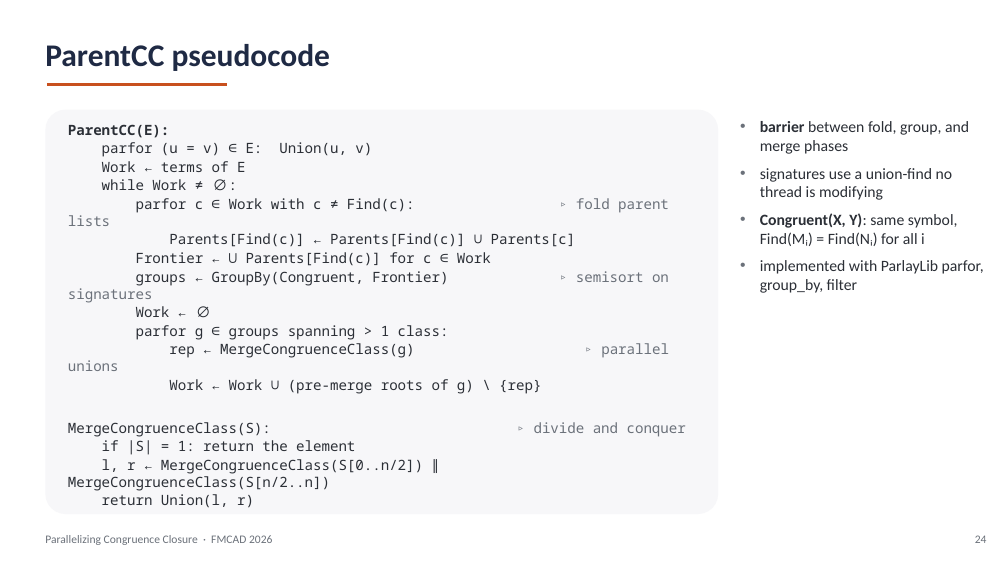
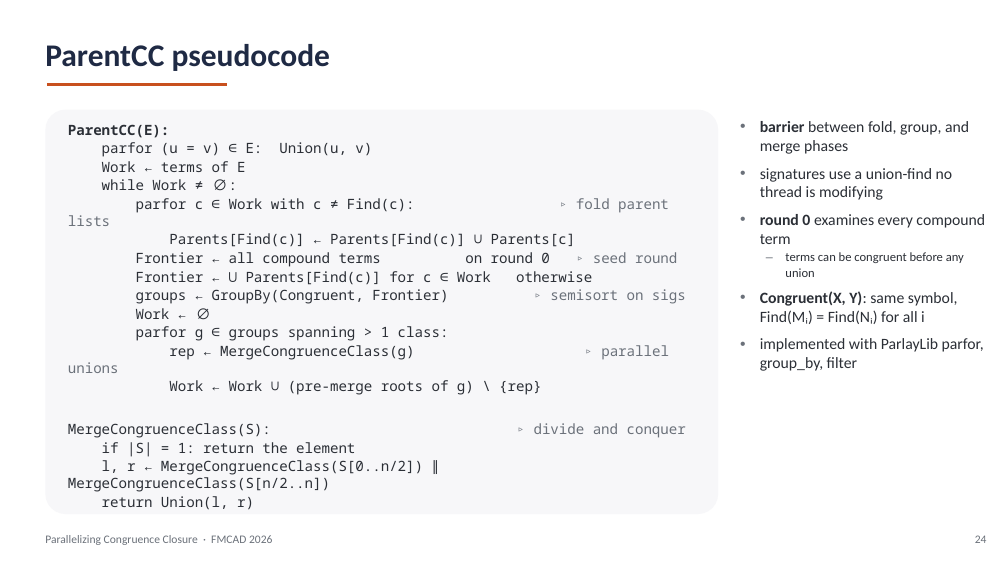
Before and after one commit to amarshah1/parallelcc-paper, a slide deck: slide 24 of slides/parallelcc-part1.pptx. Drawn at 1008x567 pixels with LibreOffice and Linux fonts; fonts in the diff are those of the drawing. Boxes give left, top, right and bottom in pixels: in the first picture for what was removed or moved away, otherwise in the second. Text is boxed around its words. In the diff, an @@ line names an element or a change of style, - is before the commit and + after.

```diff
--- a/slides/parallelcc-part1.pptx
+++ b/slides/parallelcc-part1.pptx
@@ text at (x1=760, y1=214, x2=985, y2=277): paragraphs added @@
+• round 0 examines every compound term
+– terms can be congruent before any union
@@ text at (x1=136, y1=252, x2=686, y2=304): text changed @@
-Frontier ← ⋃ Parents[Find(c)] for c ∈ Work
-groups ← GroupBy(Congruent, Frontier) ▹ semisort on signatures
+Frontier ← all compound terms on round 0 ▹ seed round
+Frontier ← ⋃ Parents[Find(c)] for c ∈ Work otherwise
+groups ← GroupBy(Congruent, Frontier) ▹ semisort on sigs
```
Also in this commit, not shown: 5 other slides changed, 1 other file.
